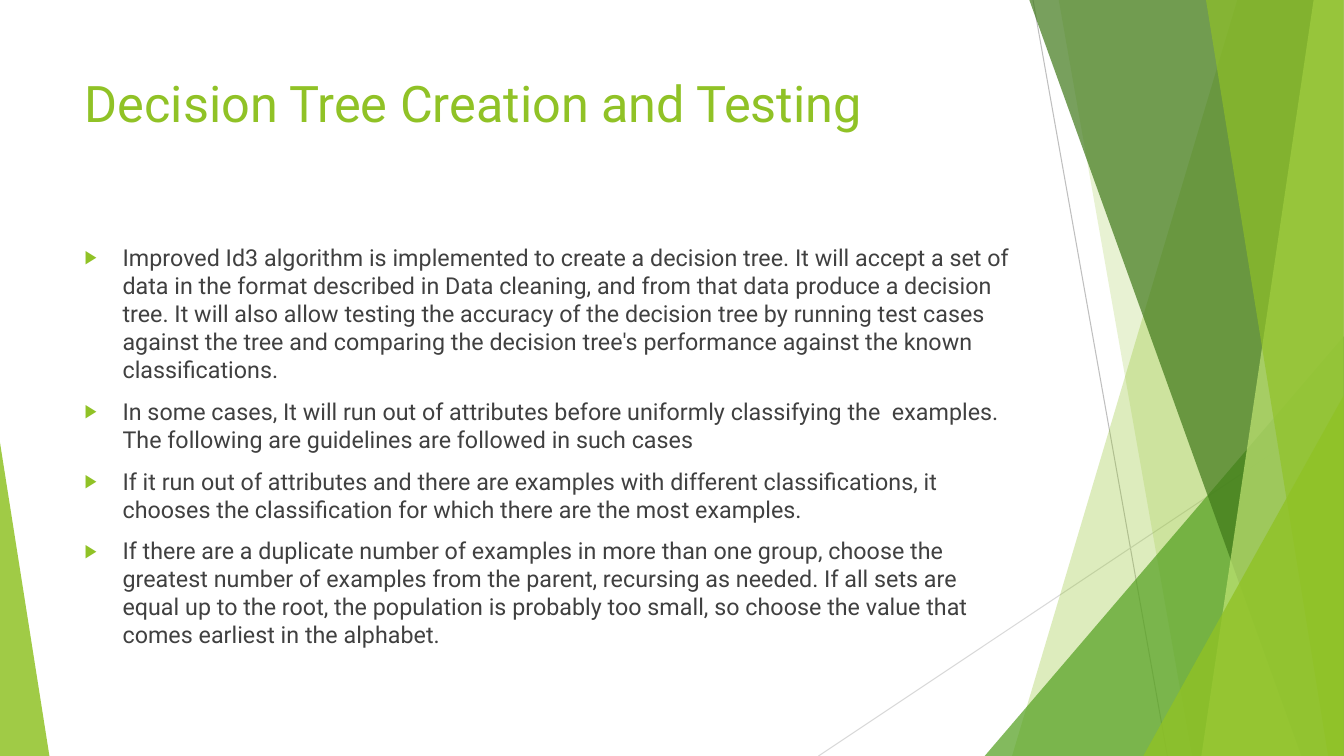
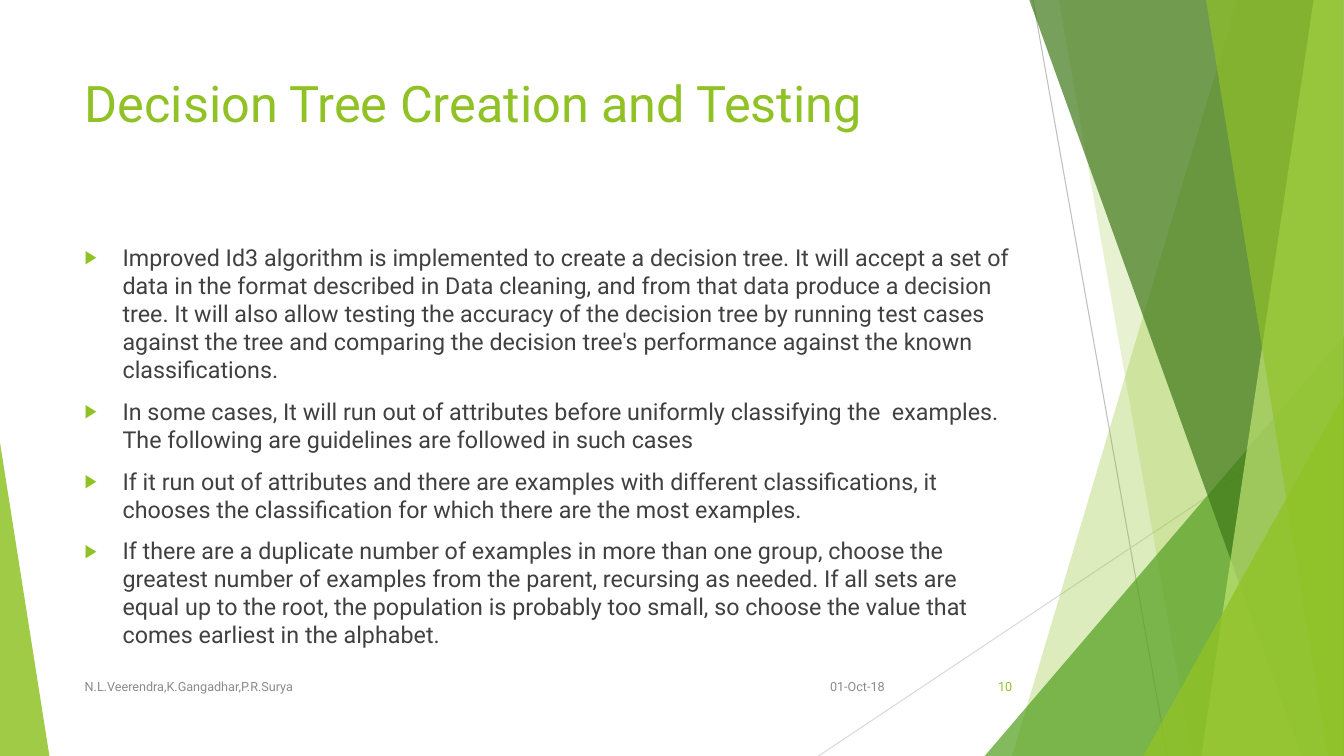
Before and after one commit to LakshmanNanisetti/MiniProject, a slide deck: slide 10 of Presentation/An Improved ID3 algorithm for clinical data Classification review 2.pptx. Drawn at 1344x756 pixels with LibreOffice and Linux fonts; fonts in the diff are those of the drawing. Boxes give left, top, right and bottom in pixels: in the first picture for what was removed or moved away, otherwise in the second. Text is boxed around its words. In the diff, an @@ line names an element or a change of style, - is before the commit and + after.

```diff
--- a/Presentation/An Improved ID3 algorithm for clinical data Classification review 2.pptx
+++ b/Presentation/An Improved ID3 algorithm for clinical data Classification review 2.pptx
@@ text added at (85, 681, 293, 694), 9 pt, text #8C8C8C @@
+N.L.Veerendra,K.Gangadhar,P.R.Surya
@@ text added at (830, 682, 885, 691), 9 pt, text #8C8C8C @@
+01-Oct-18
@@ page number added at (998, 682, 1012, 691), 9 pt, text #90C226 @@
+10
```
Also in this commit, not shown: 14 other slides changed, 1 other file.
